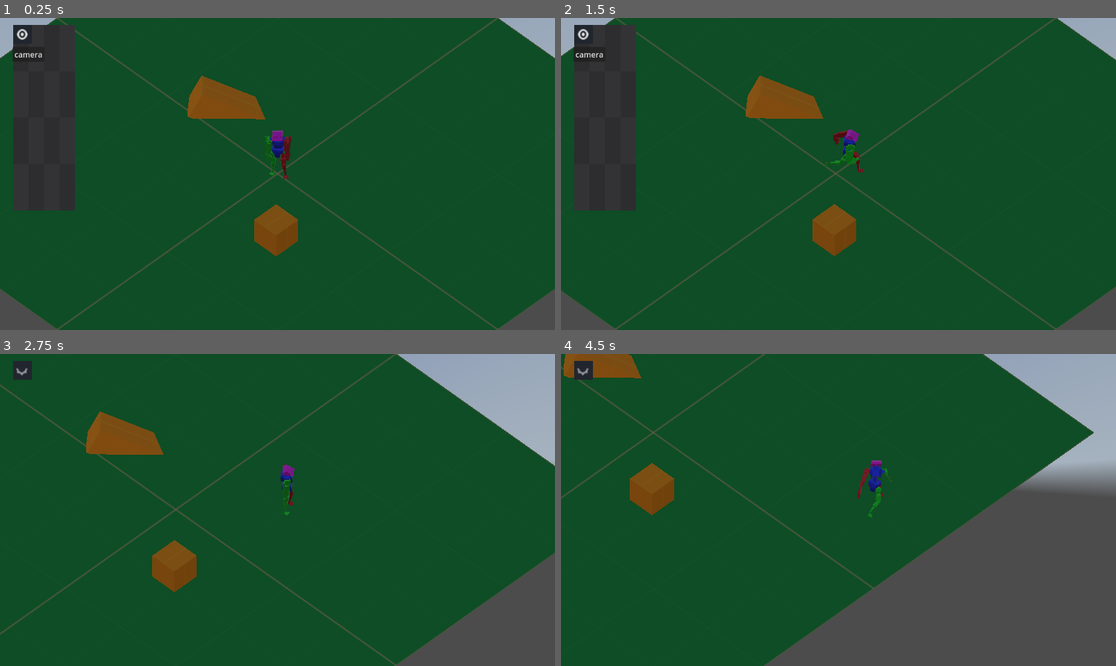
Above: before the commit, frames 1-4 (two rows, left to right).
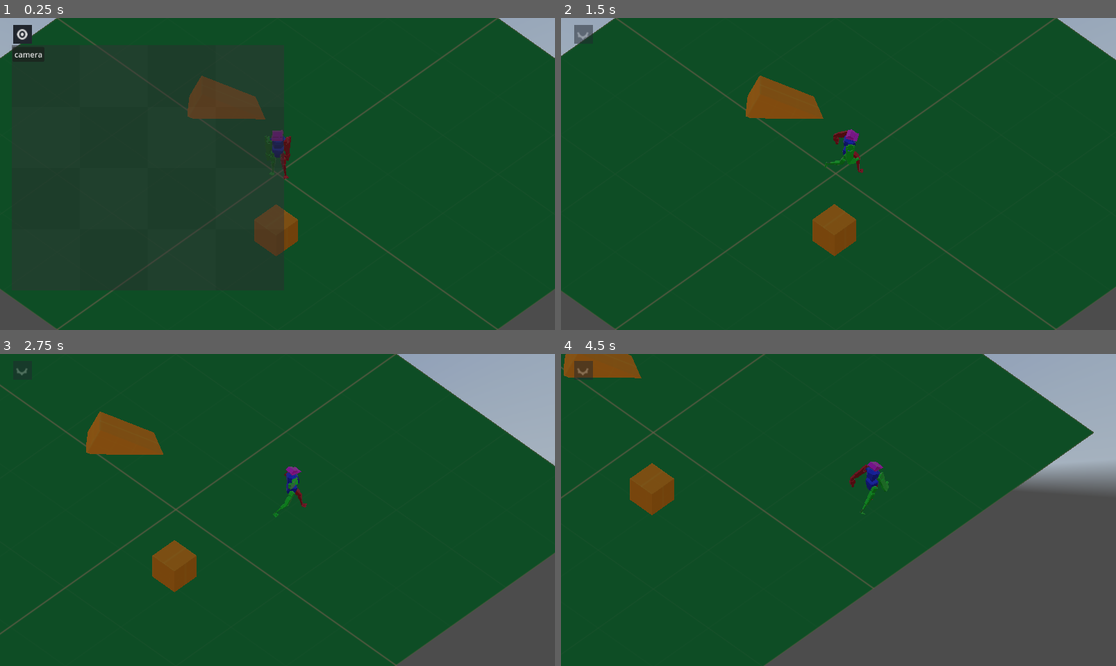
Above: after the commit, the same moments.

Repository: Androx765/Game_dev
Game: Godot game, scene res://scenes/game/game.tscn
Two runs of this game, one before a commit and one after it. Both use one fixed random seed, a clock stepped at 60 frames per second and the inputs below. This scene is started directly instead of the project's main scene. A sky picture missing from this copy of the repository is replaced by a grey-blue gradient.
Inputs (mouse positions are in pixels of both pictures, inside the frame that each line leads up to):
- Up to frame 1 (0.25 s): no input
- Up to frame 2 (1.5 s): click (583, 33) at 0.5 s; tap Enter at 1.25 s; move the mouse to (960, 158) at 1.27 s; hold D (move_right) from 1.28 s (still down); hold 1 (dance1) from 1.28 s (still down)
- Up to frame 3 (2.75 s): release D (move_right) at 2 s; release 1 (dance1) at 2 s; click (27, 391) at 2 s, where only the run before the commit has a clickable "camera"
- Up to frame 4 (4.5 s): move the mouse to (727, 525) at 2.77 s; hold S (move_down) 2.78-3.53 s; tap 2 (dance2) at 2.85 s; move the mouse to (894, 441) at 3.52 s; press the mouse at (894, 441) at 3.53 s; hold D (move_right) 3.53-4.28 s; move the mouse to (810, 572) at 4.27 s; release the mouse at (810, 572) at 4.28 s; hold W (move_up) from 4.28 s (still down); tap 1 (dance1) at 4.35 s

The runs differ from the first frame. In frame 1, 2.7% of the frame differs, in the area x 2-52%, y 2-77%; in frame 2, 6.6%, in the area x 2-14%, y 2-62%; in frame 3, 0.3%; in frame 4, 0.7%.

Commit message:
adjustment of hierarchy,
since a texture set as child to a button is also that button

Diff:
--- /dev/null
+++ b/Game/scenes/debug/debug-menu/background_alpha.gd
@@ -0,0 +1,12 @@
+extends TextureRect
+
+
+# Called when the node enters the scene tree for the first time.
+func _ready():
+	pass # Replace with function body.
+
+
+# Called every frame. 'delta' is the elapsed time since the previous frame.
+func _process(delta):
+	modulate.a = .5
+	pass
--- a/Game/scenes/debug/debug-menu/debug-menu-srcipt.gd
+++ b/Game/scenes/debug/debug-menu/debug-menu-srcipt.gd
@@ -12,12 +12,16 @@
 
 
 func _on_toggled(toggled_on):
-	var children = self.get_children()
+	var siblings = self.get_parent().get_children()
 
 	if(toggled_on):
-		for child in children:
-			child.visible = false
+		modulate.a = 0.5
+		for sibling in siblings:
+			sibling.visible = false
+		visible = true # self becomes sibling but we dont want to turn this one off
 	else:
-		for child in children:
-			child.visible = true
+		modulate.a = 1
+		for sibling in siblings:
+			sibling.visible = true
+
 	pass # Replace with function body.
--- a/Game/scenes/debug/debug-menu/debug-menu.tscn
+++ b/Game/scenes/debug/debug-menu/debug-menu.tscn
@@ -1,11 +1,24 @@
-[gd_scene load_steps=5 format=3 uid="uid://ce5jcw0salclj"]
+[gd_scene load_steps=6 format=3 uid="uid://ce5jcw0salclj"]
 
 [ext_resource type="Texture2D" uid="uid://bqykbucbg8wr" path="res://assets/textures/dev/icons/dev-menu/esye-open.png" id="1_yfooh"]
+[ext_resource type="Script" path="res://scenes/debug/debug-menu/background_alpha.gd" id="2_k0nbm"]
 [ext_resource type="Texture2D" uid="uid://cawc8lk47dkoy" path="res://assets/textures/dev/icons/dev-menu/esye-closed.png" id="2_tmxot"]
 [ext_resource type="Script" path="res://scenes/debug/debug-menu/debug-menu-srcipt.gd" id="3_udjy2"]
 [ext_resource type="Texture2D" uid="uid://c1le0mgopxg2m" path="res://assets/textures/dev/kenney_dev_textures/PNG/Dark/texture_08.png" id="4_41h5k"]
 
-[node name="menu-visibility" type="TextureButton"]
+[node name="Node2D" type="Node2D"]
+
+[node name="background" type="TextureRect" parent="."]
+z_index = -11
+offset_left = 24.0
+offset_top = 57.0
+offset_right = 589.0
+offset_bottom = 566.0
+texture = ExtResource("4_41h5k")
+expand_mode = 1
+script = ExtResource("2_k0nbm")
+
+[node name="menu-visibility" type="TextureButton" parent="."]
 offset_left = 27.0
 offset_top = 14.0
 offset_right = 67.0
@@ -16,20 +29,11 @@
 stretch_mode = 0
 script = ExtResource("3_udjy2")
 
-[node name="Button" type="Button" parent="."]
-layout_mode = 0
-offset_left = -1.0
-offset_top = 46.0
-offset_right = 45.0
-offset_bottom = 54.0
+[node name="camera" type="Button" parent="."]
+offset_left = 26.0
+offset_top = 60.0
+offset_right = 92.0
+offset_bottom = 91.0
 text = "camera"
 
-[node name="TextureRect" type="TextureRect" parent="."]
-z_index = -11
-layout_mode = 0
-offset_right = 129.0
-offset_bottom = 386.0
-texture = ExtResource("4_41h5k")
-expand_mode = 1
-
-[connection signal="toggled" from="." to="." method="_on_toggled"]
+[connection signal="toggled" from="menu-visibility" to="menu-visibility" method="_on_toggled"]
